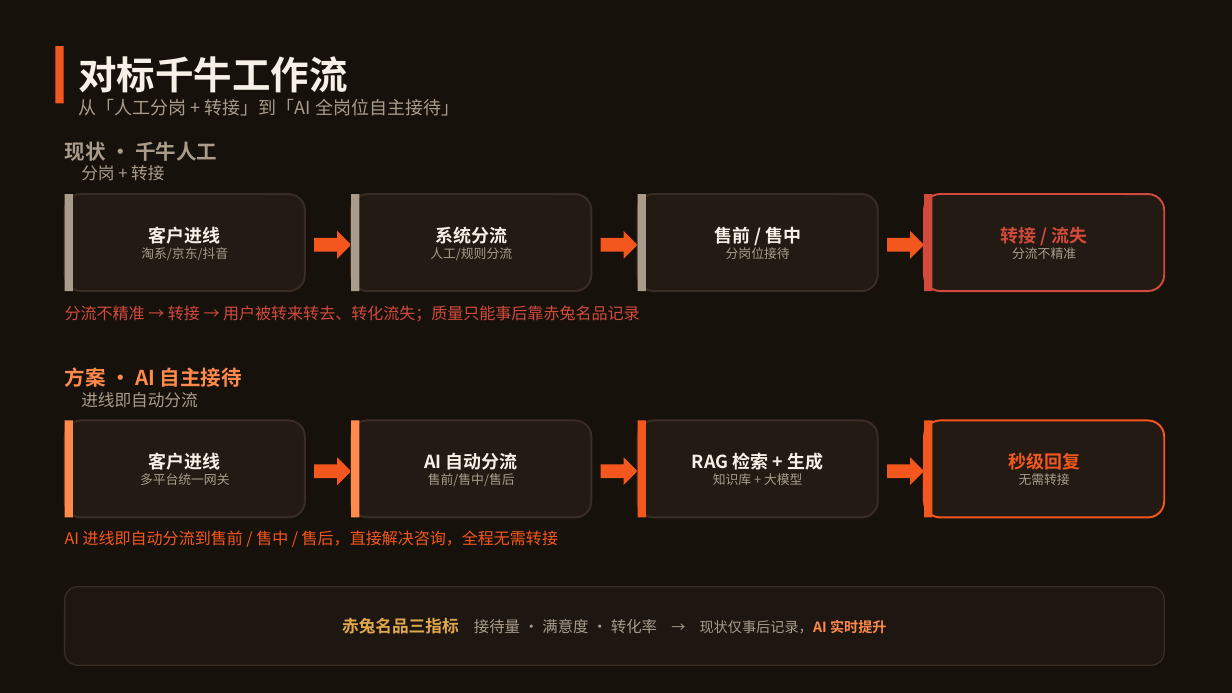
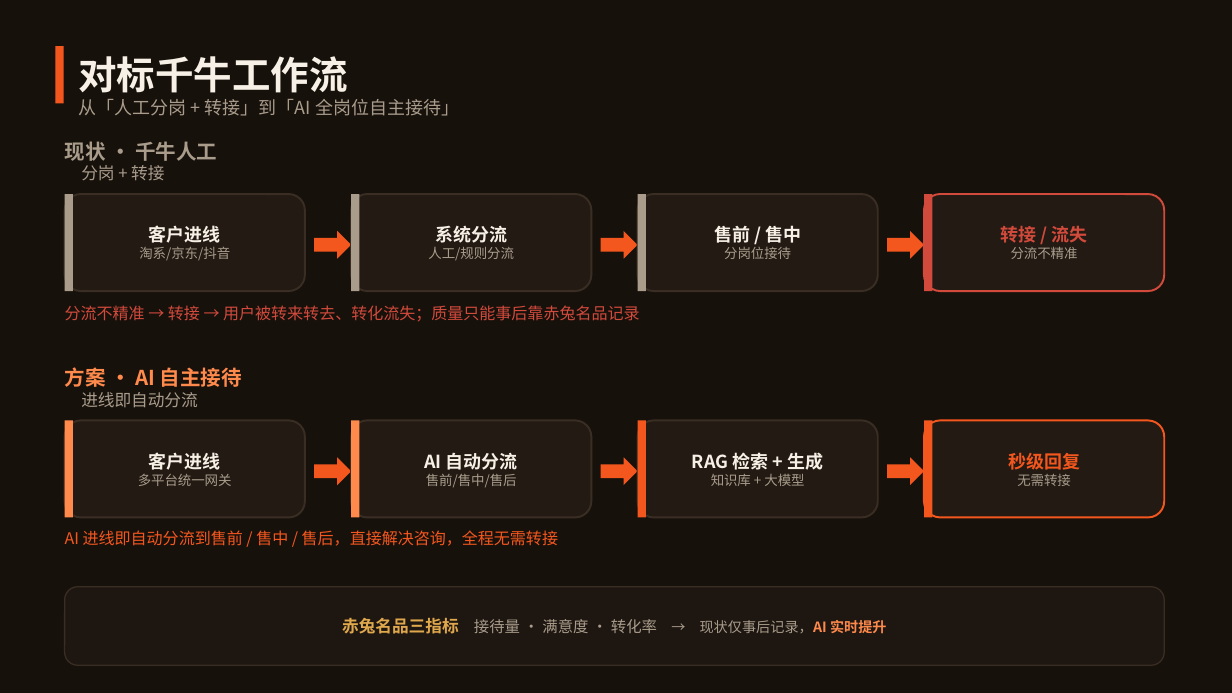
Before and after one commit to shawn030561/bear-rag-cs, a slide deck: slide 4 of docs/方案PPT.pptx. Drawn at 1232x693 pixels with LibreOffice and Linux fonts; fonts in the diff are those of the drawing. Boxes give left, top, right and bottom in pixels: in the first picture for what was removed or moved away, otherwise in the second. Text is boxed around its words. In the diff, an @@ line names an element or a change of style, - is before the commit and + after.

Commit message:
style: PPT 字号微调，确保投影清晰无错位

```diff
--- a/docs/方案PPT.pptx
+++ b/docs/方案PPT.pptx
@@ text at bbox=[139, 247, 230, 261]: size 10 to 10.5 pt in "淘系/京东/抖音" @@
@@ text at bbox=[428, 247, 514, 261]: size 10 to 10.5 pt in "人工/规则分流" @@
@@ text at bbox=[724, 244, 791, 259]: size 10 to 10.5 pt in "分岗位接待" @@
@@ text at bbox=[1011, 244, 1078, 259]: size 10 to 10.5 pt in "分流不精准" @@
@@ text at bbox=[138, 474, 232, 486]: size 10 to 10.5 pt in "多平台统一网关" @@
@@ text at bbox=[426, 474, 517, 487]: size 10 to 10.5 pt in "售前/售中/售后" @@
@@ text at bbox=[711, 474, 804, 486]: size 10 to 10.5 pt in "知识库 + 大模型" @@
@@ text at bbox=[1017, 474, 1071, 486]: size 10 to 10.5 pt in "无需转接" @@
```
Also in this commit, not shown: 2 other slides changed, 3 other files.
